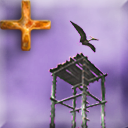
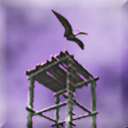
Two versions of the same layered image (128 × 128). Layer-by-layer changes:
hid "Chrome - Textured, Round, Gold (modified)" over 0, 0, 51, 51
painted on "Schout tower" over 23, 8, 109, 128
